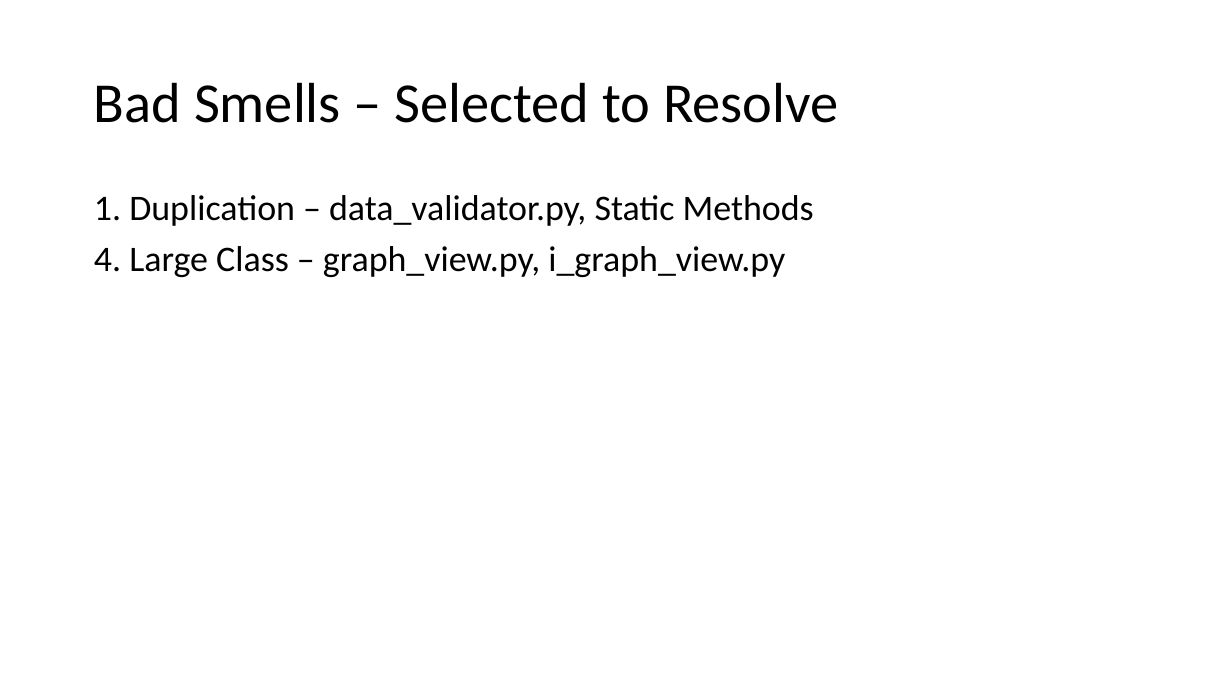
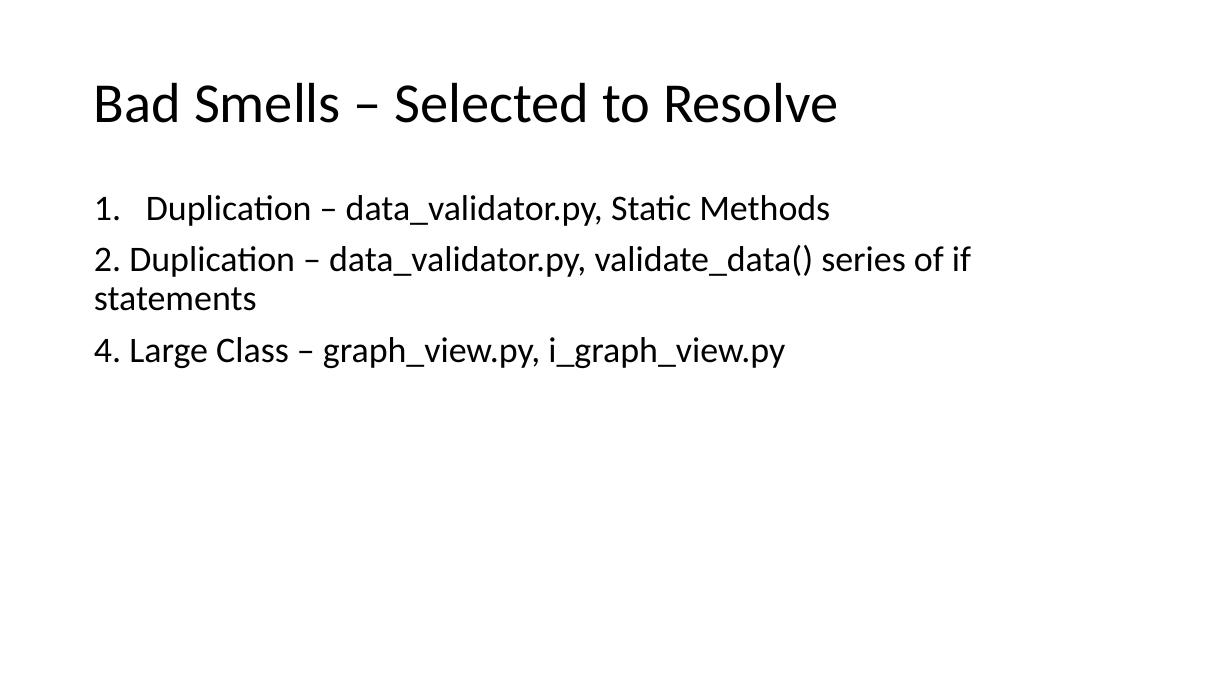
Before and after one commit to steven-snelling/PR301-Assignment_2, a slide deck: slide 7 of bad_smells.pptx. Drawn at 1232x693 pixels with LibreOffice and Linux fonts; fonts in the diff are those of the drawing. Boxes give left, top, right and bottom in pixels: in the first picture for what was removed or moved away, otherwise in the second. Text is boxed around its words. In the diff, an @@ line names an element or a change of style, - is before the commit and + after.

Commit message:
Updated documentation with work done from bad smell 2

```diff
--- a/bad_smells.pptx
+++ b/bad_smells.pptx
@@ text at bbox=[94, 195, 971, 311]: text changed @@
-1. Duplication – data_validator.py, Static Methods
+1. Duplication – data_validator.py, Static Methods
+2. Duplication – data_validator.py, validate_data() series of if statements
```
Also in this commit, not shown: 1 other slide changed, 4 slides added.
